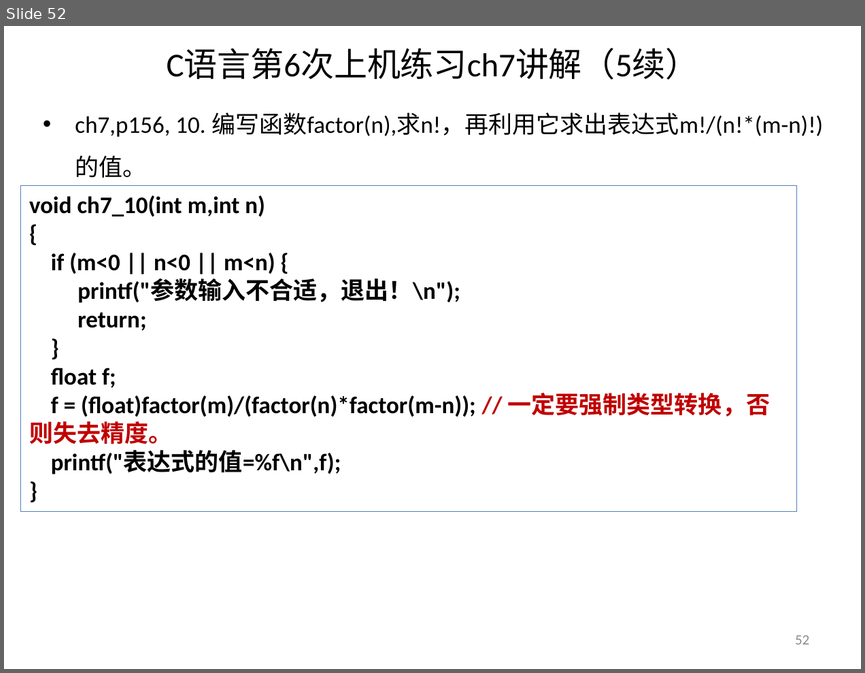
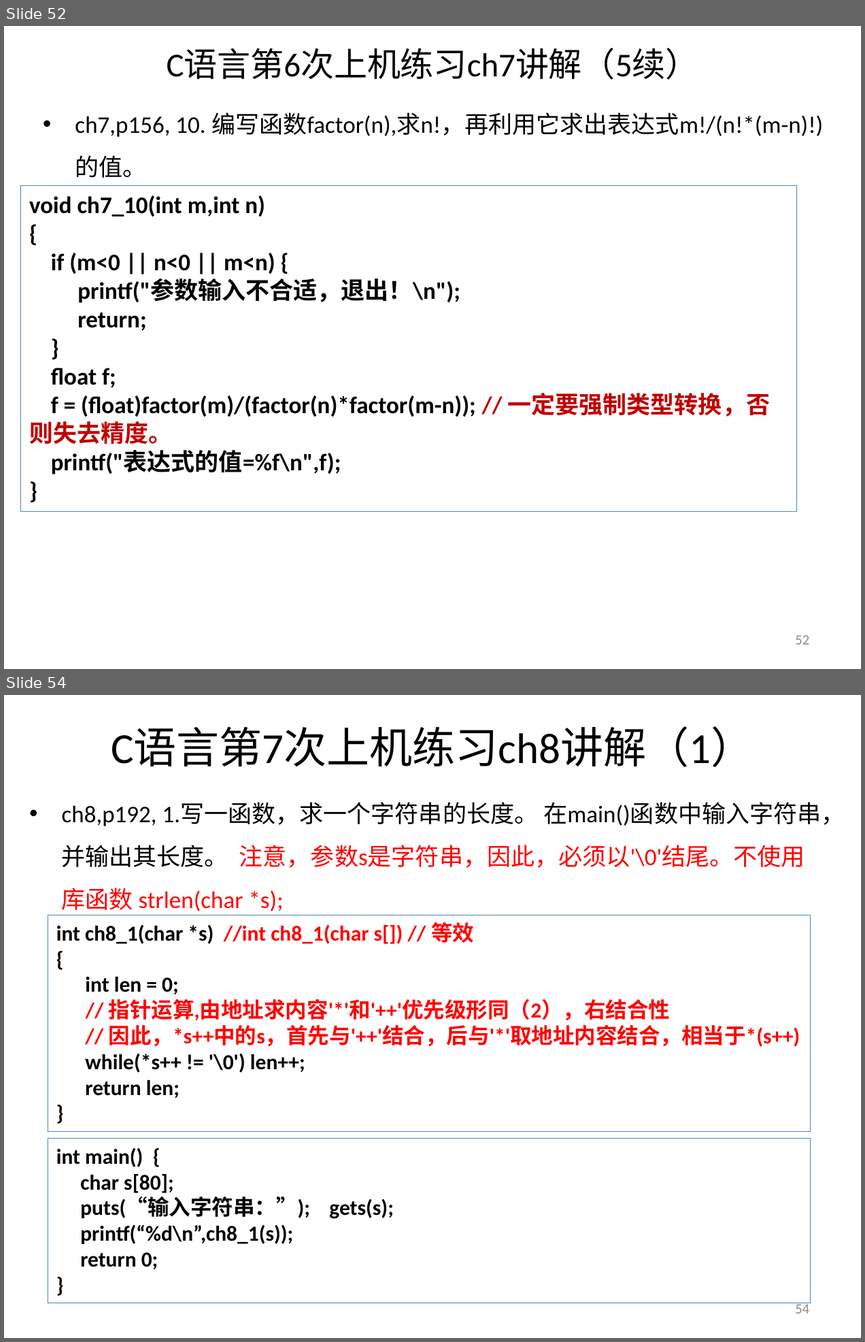
Before and after one commit to jtrfid/C-Repositories, a slide deck: 2016/上机安排.pptx. Shown one above the other, each under a label of ours: slide 52 before the commit, slides 52 and 54 after it; the slides between them are not shown. The pictures are 865x673 and 865x1342 pixels, drawn with LibreOffice and Linux fonts; fonts in the diff are those of the drawing. Boxes give left, top, right and bottom in pixels: in the first picture for what was removed or moved away, otherwise in the second. Text is boxed around its words. In the diff, an @@ line names an element or a change of style, - is before the commit and + after.

```diff
--- a/2016/上机安排.pptx
+++ b/2016/上机安排.pptx
@@ slide 54 added at [4, 695, 861, 1338], background #FFFFFF @@
@@ title added at [111, 727, 753, 767], 36 pt, text #000000 @@
+C语言第7次上机练习ch8讲解（1）
@@ text added at [62, 802, 844, 911], 20 pt, text #000000 @@
+• ch8,p192, 1.写一函数，求一个字符串的长度。 在main()函数中输入字符串，并输出其长度。 注意，参数s是字符串，因此，必须以'\0'结尾。不使用库函数 strlen(char *s);
@@ rectangle added at [48, 915, 810, 1131], outline #4F81BD 0.75 pt, 18 pt, text #FF0000, bold @@
+int ch8_1(char *s) //int ch8_1(char s[]) // 等效
+{
+int len = 0;
+// 指针运算,由地址求内容'*'和'++'优先级形同（2），右结合性
+// 因此，*s++中的s，首先与'++'结合，后与'*'取地址内容结合，相当于*(s++)
+while(*s++ != '\0') len++;
+return len;
+}
@@ rectangle added at [48, 1138, 810, 1302], outline #4F81BD 0.75 pt, 18 pt, text #000000, bold @@
+int main() {
+char s[80];
+puts(“输入字符串：”); gets(s);
+printf(“%d\n”,ch8_1(s));
+return 0;
+}
@@ page number added at [795, 1302, 809, 1313], 12 pt, text #8C8C8C @@
+54
```
Also in this commit, not shown: 5 slides changed, 5 other slides added, 4 other files.
